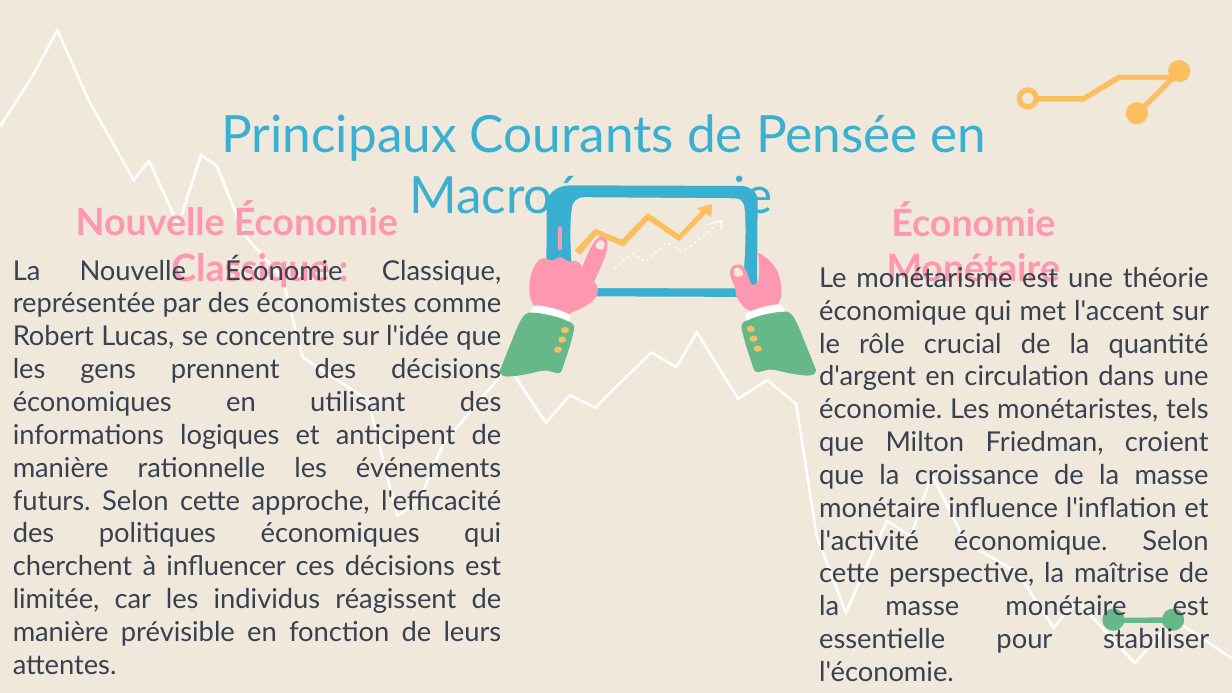
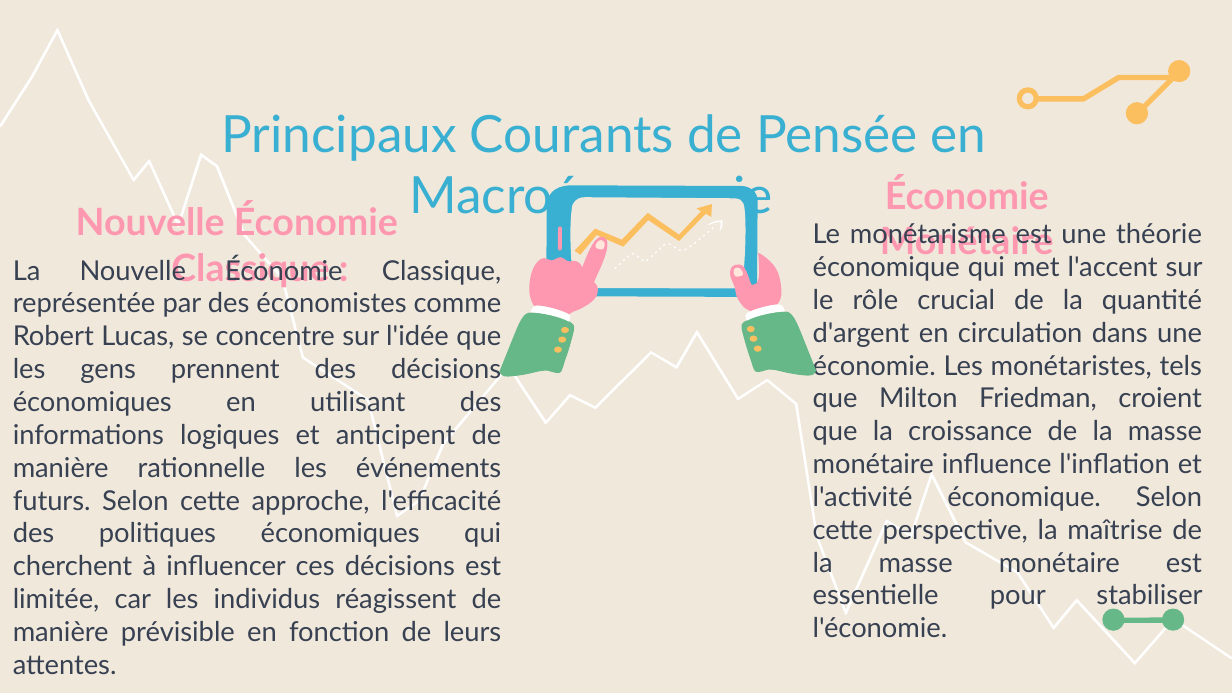
Before and after one commit to bydevmar/Master_MASD_FPO, a slide deck: slide 18 of SEMESTER 1/Mathématiques pour l'économie I/0. Introduction à l'économie/Introduction a l'économie.pptx. Drawn at 1232x693 pixels with LibreOffice and Linux fonts; fonts in the diff are those of the drawing. Boxes give left, top, right and bottom in pixels: in the first picture for what was removed or moved away, otherwise in the second. Text is boxed around its words. In the diff, an @@ line names an element or a change of style, - is before the commit and + after.

```diff
--- a/SEMESTER 1/Mathématiques pour l'économie I/0. Introduction à l'économie/Introduction a l'économie.pptx
+++ b/SEMESTER 1/Mathématiques pour l'économie I/0. Introduction à l'économie/Introduction a l'économie.pptx
@@ subtitle "Économie Monétaire" moved from (x1=887, y1=203, x2=1061, y2=287) to (x1=880, y1=176, x2=1054, y2=261) @@
@@ subtitle "Le monétarisme est une théorie ..." rewrapped from (x1=819, y1=263, x2=1209, y2=681) to (x1=813, y1=223, x2=1203, y2=637) @@
```
Also in this commit, not shown: 5 other slides changed.
